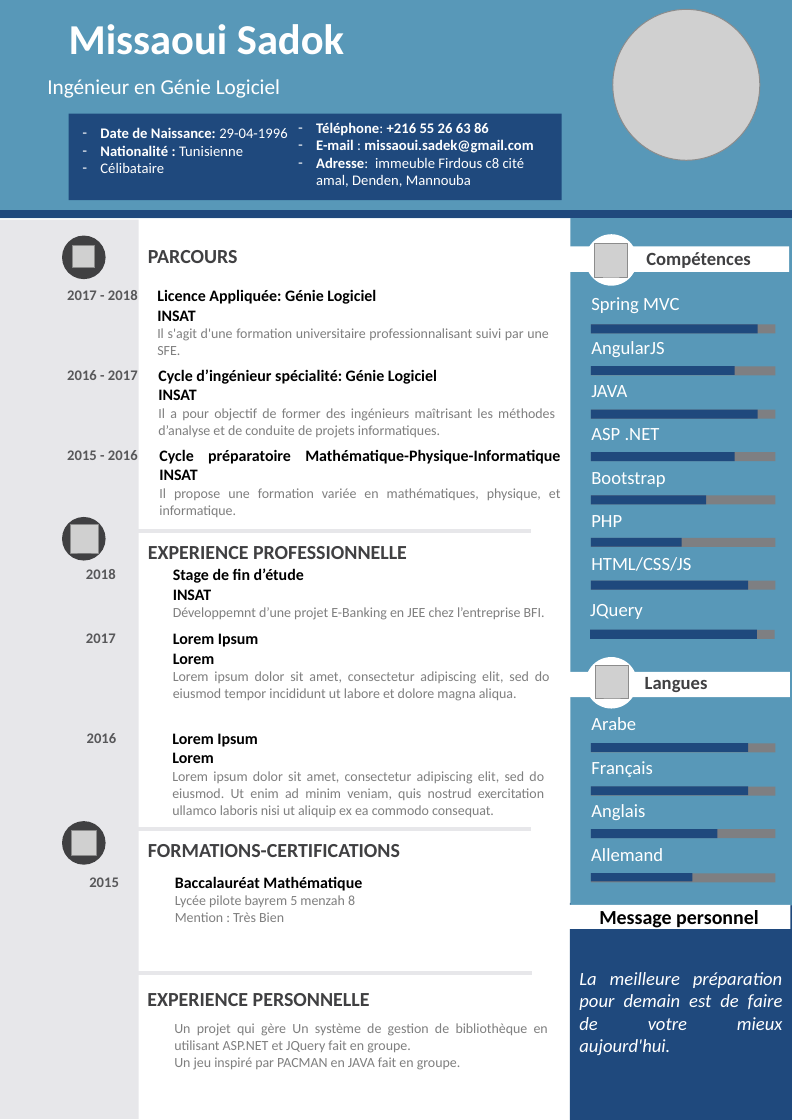
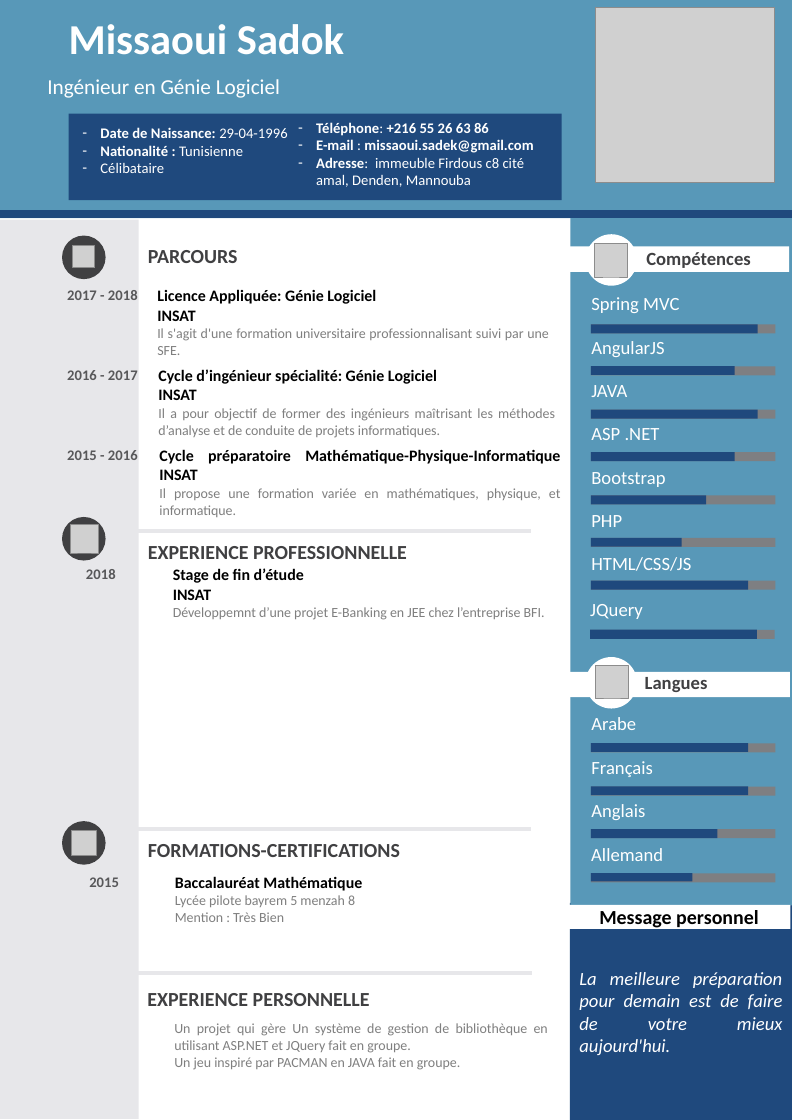
Before and after one commit to MissaouiSadek/StageJEE, a slide deck: slide 1 of D2.pptx. Drawn at 792x1120 pixels with LibreOffice and Linux fonts; fonts in the diff are those of the drawing; grey boxes stand for pictures. Boxes give left, top, right and bottom in pixels: in the first picture for what was removed or moved away, otherwise in the second. Text is boxed around its words. In the diff, an @@ line names an element or a change of style, - is before the commit and + after.

```diff
--- a/D2.pptx
+++ b/D2.pptx
@@ picture: place and size @@
-picture at <box>613,10,760,161</box>
+picture at <box>596,8,775,182</box>
@@ table at <box>77,561,560,625</box> @@
-row 2: 2017 | Lorem Ipsum / Lorem / Lorem ipsum dolor sit amet, consectetur adipiscing elit, sed do eiusmod tempor incididunt ut labore et dolore magna aliqua.
@@ table removed at <box>77,725,554,823</box>, 1 rows, 2 columns @@
-2016 | Lorem Ipsum / Lorem / Lorem ipsum dolor sit amet, consectetur adipiscing elit, sed do eiusmod. Ut enim ad minim veniam, quis nostrud exercitation ullamco laboris nisi ut aliquip ex ea commodo consequat.
```
Also in this commit, not shown: 11 other files.
